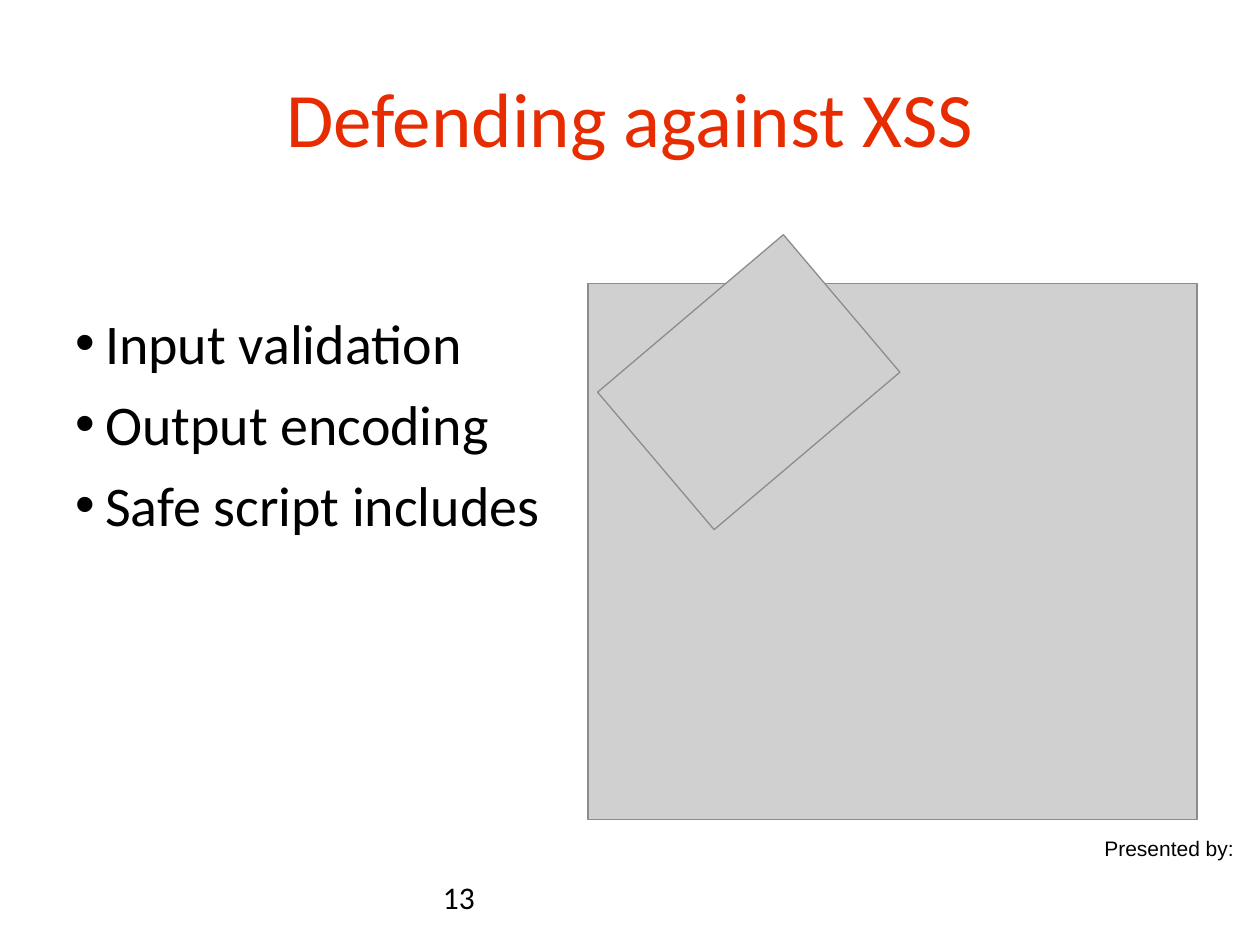
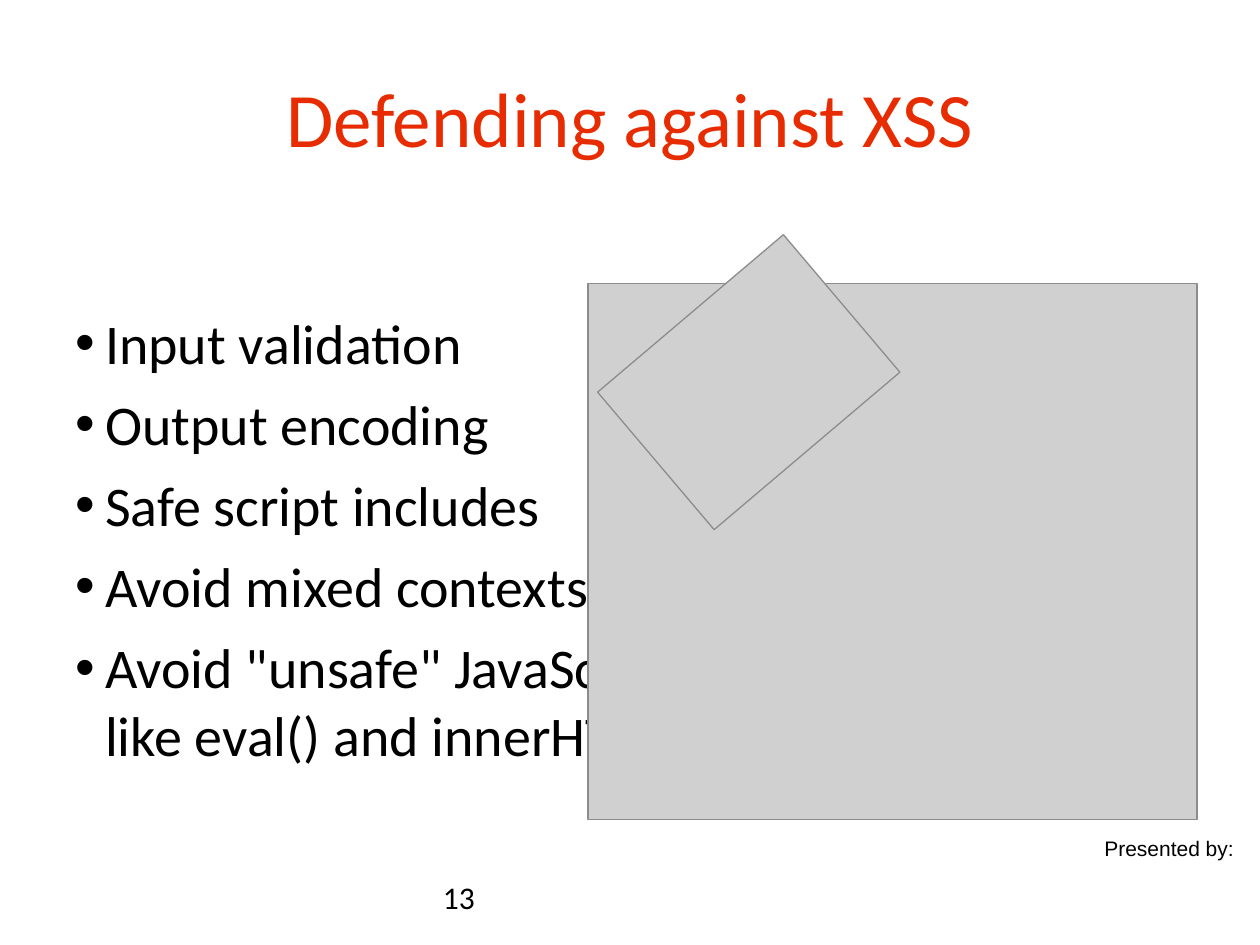
Before and after one commit to danielsomerfield/app-sec-presentation, a slide deck: slide 13 of AppSec Presentation Deck Day 4.ppt. Drawn at 1260x945 pixels with LibreOffice and Linux fonts; fonts in the diff are those of the drawing; grey boxes stand for pictures; background and template pictures are left out. Boxes give left, top, right and bottom in pixels: in the first picture for what was removed or moved away, otherwise in the second. Text is boxed around its words. In the diff, an @@ line names an element or a change of style, - is before the commit and + after.

```diff
--- a/AppSec Presentation Deck Day 4.ppt
+++ b/AppSec Presentation Deck Day 4.ppt
@@ text at (105, 560, 685, 769): paragraphs added @@
+• Avoid mixed contexts
+• Avoid "unsafe" JavaScript like eval() and innerHTML
```
Also in this commit, not shown: 4 other slides changed, 4 slides added, 1 slide removed, 1 other file.
